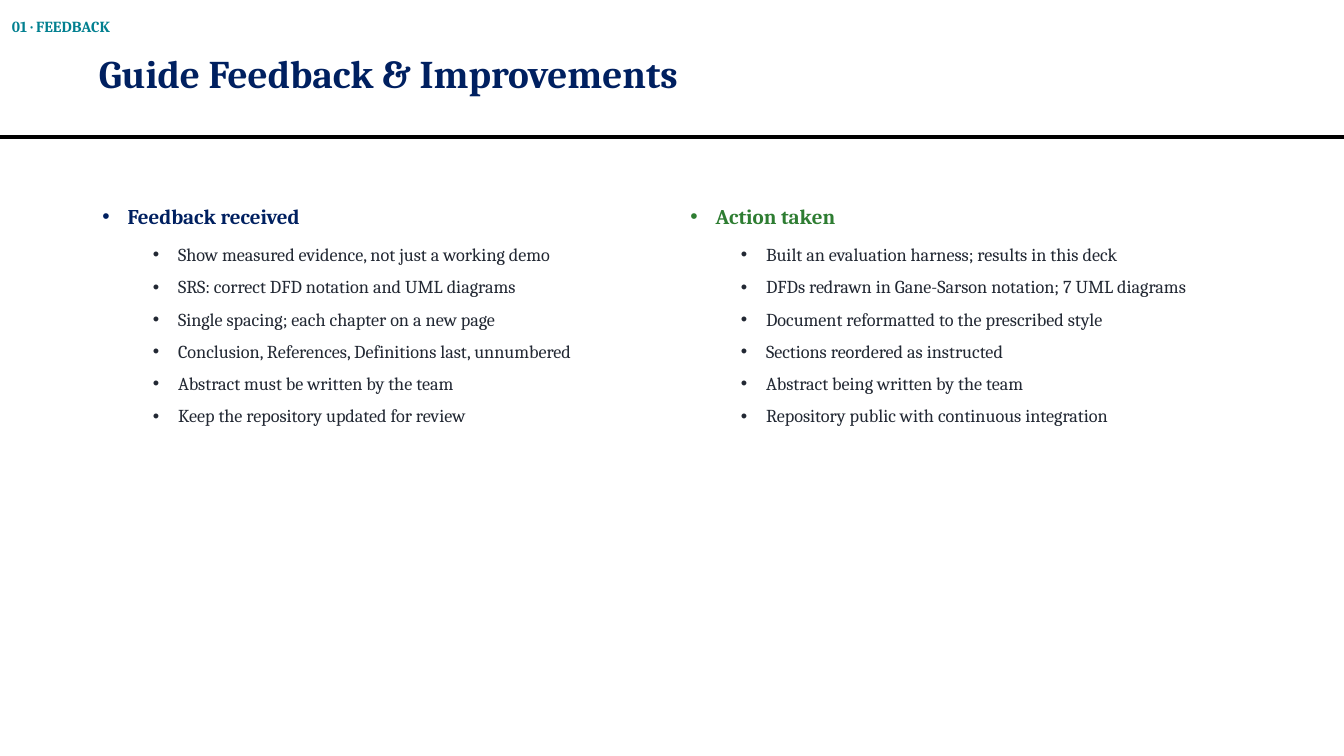
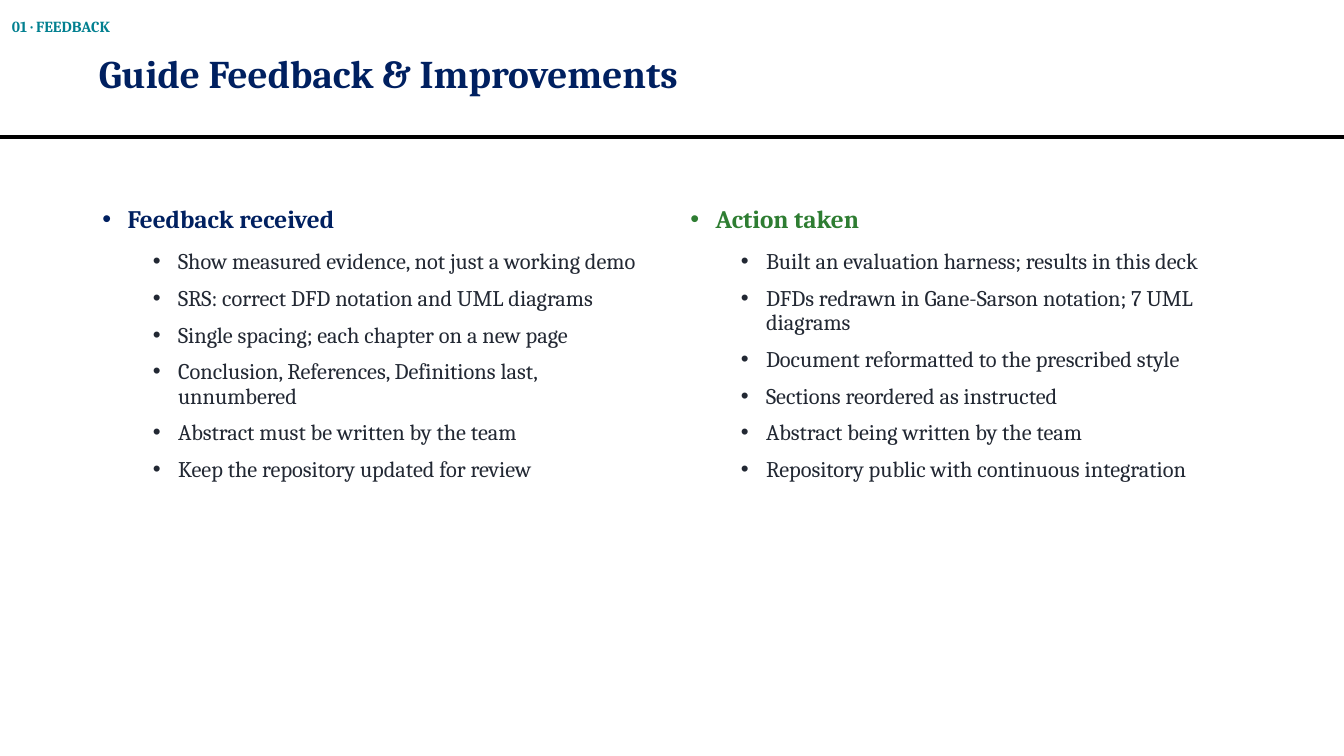
Before and after one commit to OMJOSHI15/indus11, a slide deck: slide 3 of docs/Indus11-Review2.pptx. Drawn at 1344x756 pixels with LibreOffice and Linux fonts; fonts in the diff are those of the drawing. Boxes give left, top, right and bottom in pixels: in the first picture for what was removed or moved away, otherwise in the second. Text is boxed around its words. In the diff, an @@ line names an element or a change of style, - is before the commit and + after.

```diff
--- a/docs/Indus11-Review2.pptx
+++ b/docs/Indus11-Review2.pptx
@@ text "Feedback received" at [128,210,635,482]: size 15 to 18 pt in "Feedback received"; size 13 to 16 pt @@
@@ text "Action taken" at [716,210,1198,482]: size 15 to 18 pt in "Action taken"; size 13 to 16 pt @@
```
Also in this commit, not shown: 20 other slides changed, 1 other file.
